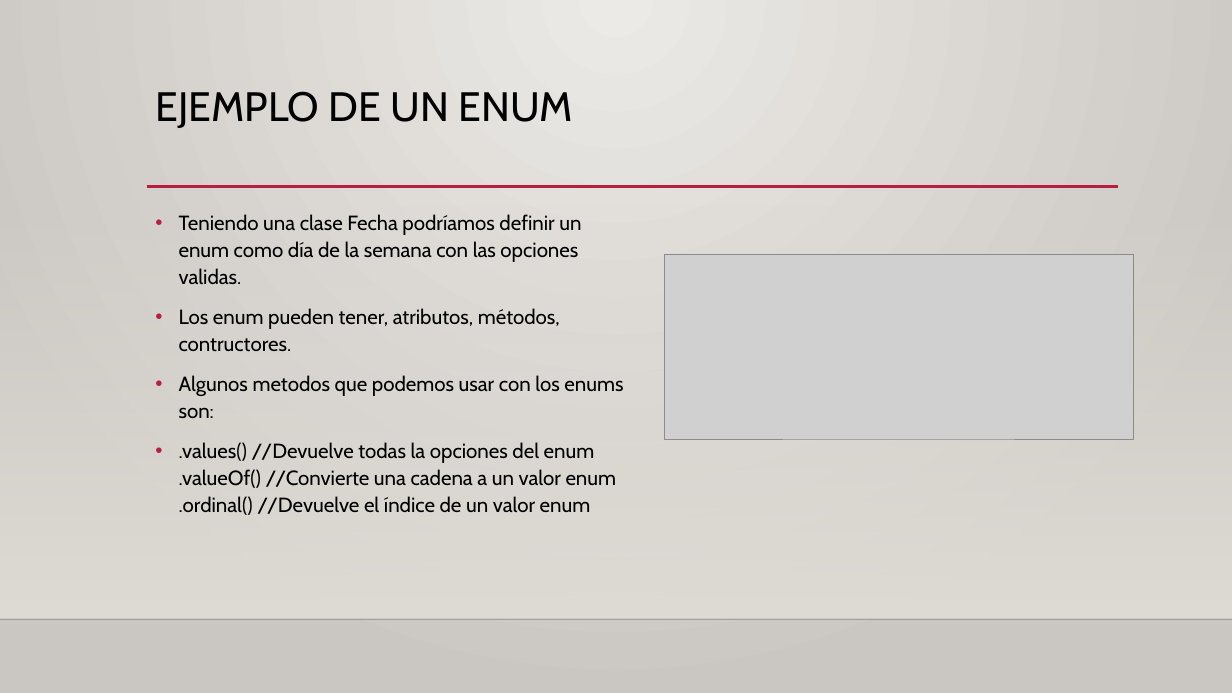
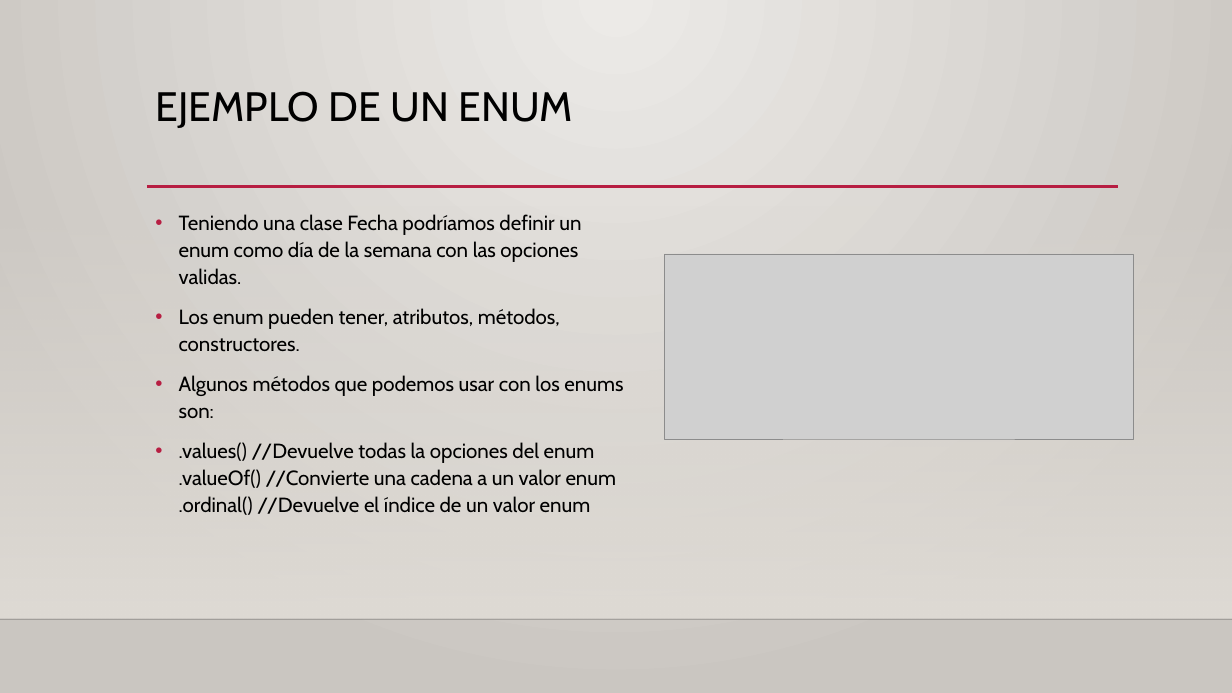
Before and after one commit to daom89/Enum_ArrayList, a slide deck: slide 3 of presentation/Enumeraciones y arraylist.pptx. Drawn at 1232x693 pixels with LibreOffice and Linux fonts; fonts in the diff are those of the drawing; grey boxes stand for pictures; background and template pictures are left out. Boxes give left, top, right and bottom in pixels: in the first picture for what was removed or moved away, otherwise in the second. Text is boxed around its words. In the diff, an @@ line names an element or a change of style, - is before the commit and + after.

```diff
--- a/presentation/Enumeraciones y arraylist.pptx
+++ b/presentation/Enumeraciones y arraylist.pptx
@@ text at bbox=[179, 308, 623, 418]: text changed @@
-• Los enum pueden tener, atributos, métodos, contructores.
-• Algunos metodos que podemos usar con los enums son:
+• Los enum pueden tener, atributos, métodos, constructores.
+• Algunos métodos que podemos usar con los enums son:
```
Also in this commit, not shown: 1 other slide changed, 10 other files.
